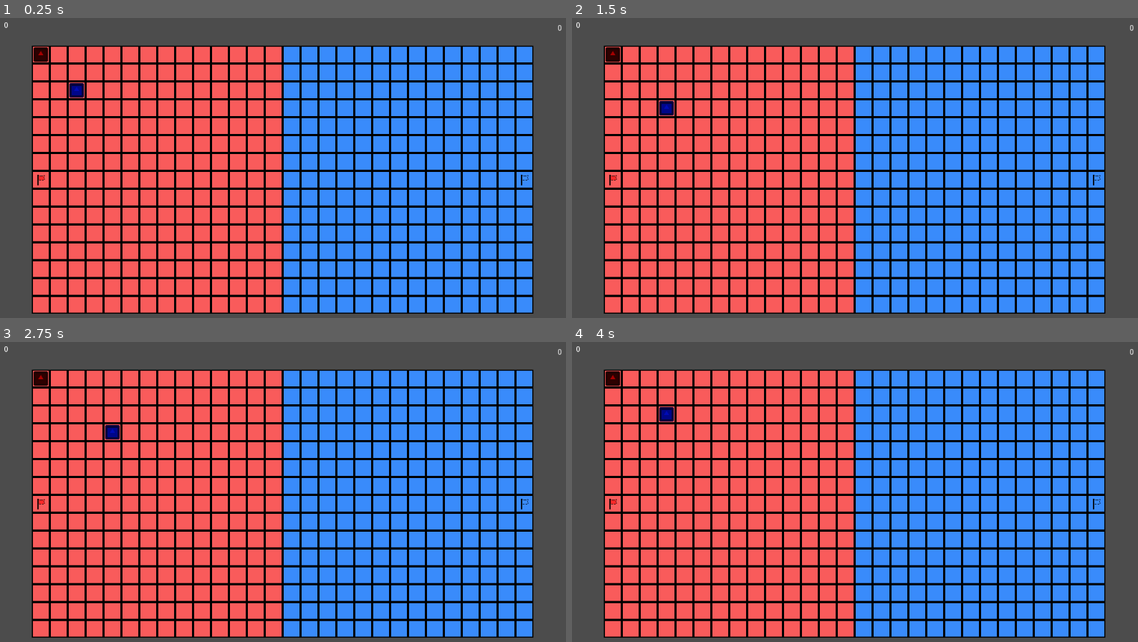
Above: before the commit, frames 1-4 (two rows, left to right).
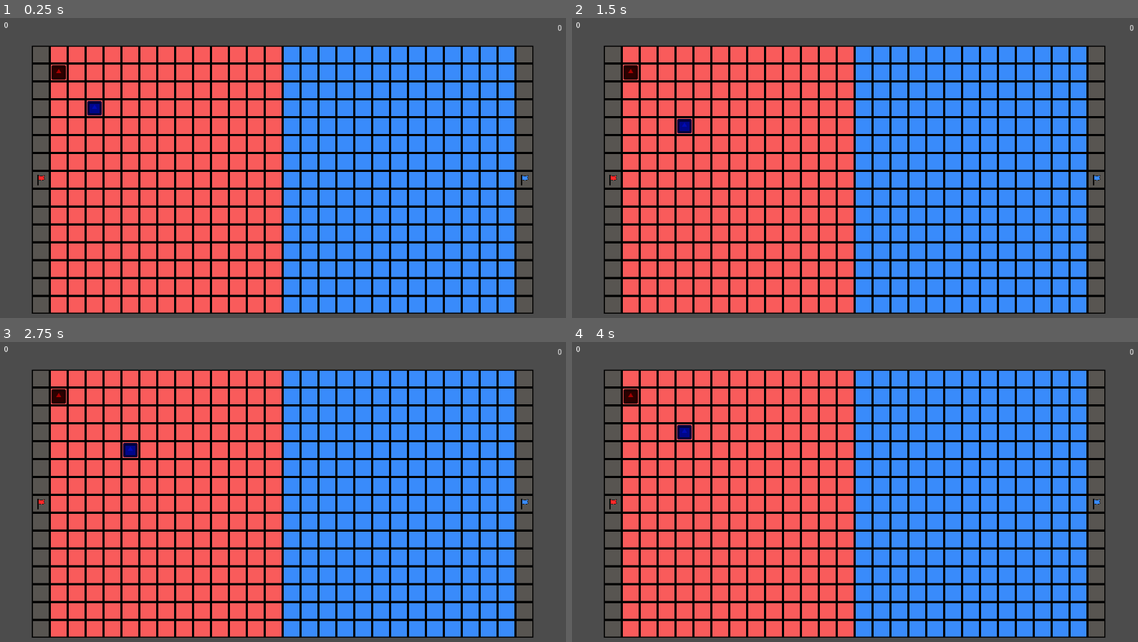
Above: after the commit, the same moments.

Repository: Wes-Ray/grid_ctf
Game: Godot game, scene res://splash_screen/splash_screen.tscn
The game is run twice, just before and just after one commit, with the same random seed, the same clock (stepped at 60 frames per second) and the same inputs. The engine's default icon, where the game draws it, is replaced by a stand-in: a white triangle on a blue panel in a dark square.
Inputs:
- Up to frame 1 (0.25 s): no input
- Up to frame 2 (1.5 s): tap Enter at 0.5 s; hold D (move_right) 0.53-1.28 s; tap Space at 1.25 s; hold S (move_down) from 1.28 s (still down)
- Up to frame 3 (2.75 s): tap Enter at 2 s; release S (move_down) at 2.03 s; hold D (move_right) from 2.03 s (still down)
- Up to frame 4 (4 s): tap Space at 2.75 s; release D (move_right) at 2.78 s; hold W (move_up) 2.78-3.53 s; tap Enter at 3.5 s; hold A (move_left) from 3.53 s (still down)

The runs differ from the first frame. In frame 1, 4.8% of the frame differs, in the area x 5-95%, y 9-99%; in frame 2, 4.8%; in frame 3, 4.8%; in frame 4, 4.8%.

Commit message:
added safe zones and respawning

Diff:
--- a/grid_ctf_client/grid/grid.gd
+++ b/grid_ctf_client/grid/grid.gd
@@ -5,6 +5,7 @@
 
 var cell_res_red = load("res://grid/grid_cell_red.png")
 var cell_res_blue = load("res://grid/grid_cell_blue.png")
+var cell_res_gray = load("res://grid/grid_cell.png")
 
 var CELL_WIDTH := 32
 var GRID_WIDTH := 28  # should be even number
@@ -35,6 +36,8 @@
 
 
 func _process(delta):
+	# on server, this should mostly just be waiting for player movement packets
+
 	# move local player 0
 	if Input.is_action_just_pressed("ui_right"):
 		move_player(0, Vector2.RIGHT)
@@ -68,9 +71,14 @@
 # this function should be used server-side, a remote function for the client will
 # only send inputs with their player_id to the server
 func move_player(player_id : int, dir : Vector2) -> void:
-	# clamp cell_pos to grid_width and height
+	# clamp cell_pos to grid_width and height, barring safe zones on either side
 	var new_pos = player_coords[player_id] + dir
-	var new_x = clamp(new_pos.x, 0, GRID_WIDTH-1)
+	# clamp new_x based on safe zones for red/blue
+	var new_x
+	if player_data[player_id][Pd.TEAM] == 0:  # red can't go all the way left
+		new_x = clamp(new_pos.x, 1, GRID_WIDTH-1)
+	elif player_data[player_id][Pd.TEAM] == 1:  # blue can't go all the way right
+		new_x = clamp(new_pos.x, 0, GRID_WIDTH-2)
 	var new_y = clamp(new_pos.y, 0, GRID_HEIGHT-1)
 	player_coords[player_id]= Vector2(new_x, new_y)  # update with clamp
 
@@ -97,9 +105,21 @@
 							# else no collision
 							if on_sides:
 								print("COLLISION!!")
-								players[other_p_id].update_color(Color(1, 1, 1, .3))  # change color of other player
+#								players[other_p_id].update_color(Color(1, 1, 1, .4))  # change color of other player
+								players[other_p_id].set_alive(false)
 								player_data[other_p_id][Pd.ALIVE] = false
 								player_data[other_p_id][Pd.HAS_FLAG] = false  # drop flag
+
+	# respawn player, if dead and next to safe zone
+	if player_data[player_id][Pd.ALIVE] == false:
+		if player_data[player_id][Pd.TEAM] == 0:  # red, left side respawn
+			if player_coords[player_id].x == 1:
+				players[player_id].set_alive(true)
+				player_data[player_id][Pd.ALIVE] = true
+		elif player_data[player_id][Pd.TEAM] == 1:  # blue, right side respawn
+			if player_coords[player_id].x == GRID_WIDTH-2:
+				players[player_id].set_alive(true)
+				player_data[player_id][Pd.ALIVE] = true
 
 	# check for collision with flag
 	for flag_id in range(len(flags)):
@@ -122,7 +142,7 @@
 				scores[player_team] = scores[player_team] + 1
 				flag_coords[opposite_team_num] = Vector2(GRID_WIDTH-1, GRID_HEIGHT/2)  # reset flag
 				player_data[player_id][Pd.HAS_FLAG] = false
-				refresh_scores()
+				refresh_hud()
 		# blue 1 on left side with flag
 		elif player_team == 1:
 			if flag_coords[opposite_team_num].x >= GRID_WIDTH/2:
@@ -130,7 +150,7 @@
 				scores[player_team] = scores[player_team] + 1
 				flag_coords[opposite_team_num] = Vector2(0, GRID_HEIGHT/2)  # reset flag
 				player_data[player_id][Pd.HAS_FLAG] = false
-				refresh_scores()
+				refresh_hud()
 
 
 func generate_map() -> void:
@@ -140,11 +160,16 @@
 	var cell_sprite_blue = Sprite.new()
 	cell_sprite_blue.texture = cell_res_blue
 	cell_sprite_blue.centered = false
+	var cell_sprite_gray = Sprite.new()
+	cell_sprite_gray.texture = cell_res_gray
+	cell_sprite_gray.centered = false
 
 	for x in range(GRID_WIDTH):
 		for y in range(GRID_HEIGHT):
 			var new_cell
-			if x < (GRID_WIDTH/2):
+			if x == 0 or x == GRID_WIDTH-1:
+				new_cell = cell_sprite_gray.duplicate()
+			elif x < (GRID_WIDTH/2):
 				new_cell = cell_sprite_red.duplicate()
 			else:
 				new_cell = cell_sprite_blue.duplicate()
@@ -156,7 +181,7 @@
 
 	# generate player_data array SERVER
 	for player_id in range(player_count):
-		player_coords.append(Vector2(player_id*2, player_id*2))  # temp
+		player_coords.append(Vector2(player_id*2+1, player_id*2+1))  # temp
 
 		# append array with length of enums
 		var new_array = []
@@ -175,9 +200,9 @@
 
 
 # called to update scores
-func refresh_scores():
-	$red_score.text = str(scores[0])
-	$blue_score.text = str(scores[1])
+func refresh_hud():
+	$hud/red_score.text = str(scores[0])
+	$hud/blue_score.text = str(scores[1])
 	if scores[0] >= SCORE_LIMIT:
 		print("red wins!")
 	elif scores[1] >= SCORE_LIMIT:
--- a/grid_ctf_client/grid/grid.tscn
+++ b/grid_ctf_client/grid/grid.tscn
@@ -8,17 +8,9 @@
 [node name="origin" type="Position2D" parent="."]
 position = Vector2( 62, 56 )
 
-[node name="red_score" type="RichTextLabel" parent="."]
-margin_left = 12.0
-margin_top = 13.0
-margin_right = 52.0
-margin_bottom = 53.0
-text = "0"
-__meta__ = {
-"_edit_use_anchors_": false
-}
+[node name="hud" type="Node2D" parent="."]
 
-[node name="blue_score" type="RichTextLabel" parent="."]
+[node name="blue_score" type="RichTextLabel" parent="hud"]
 margin_left = 1001.0
 margin_top = 18.0
 margin_right = 1041.0
@@ -28,3 +20,13 @@
 __meta__ = {
 "_edit_use_anchors_": false
 }
+
+[node name="red_score" type="RichTextLabel" parent="hud"]
+margin_left = 12.0
+margin_top = 13.0
+margin_right = 52.0
+margin_bottom = 53.0
+text = "0"
+__meta__ = {
+"_edit_use_anchors_": false
+}
--- a/grid_ctf_client/player.gd
+++ b/grid_ctf_client/player.gd
@@ -4,14 +4,32 @@
 export var BLUE_TEAM_COLOR := Color()
 export var GRAY_TEAM_COLOR := Color()
 
+var team_num = -1
+var is_alive = true
 
-func update_color(new_color : Color):
+
+func update_color() -> void:
+	var new_color
+
+	if team_num == 0:  # 0 = red team
+		new_color = RED_TEAM_COLOR
+	elif team_num == 1:  # 1 = blue team
+		new_color = BLUE_TEAM_COLOR
+	else:
+		new_color = GRAY_TEAM_COLOR
+
 	$icon.modulate = new_color
 
-func update_team_color(team_num : int):
-	if team_num == 0:  # 0 = red team
-		update_color(RED_TEAM_COLOR)
-	elif team_num == 1:  # 1 = blue team
-		update_color(BLUE_TEAM_COLOR)
-	else:
-		update_color(GRAY_TEAM_COLOR)
+	if is_alive == false:
+		$icon.modulate.a = 0.5
+
+
+# update color of player to be a ghost if dead, back to team color if alive
+func set_alive(alive_bool : bool) -> void:
+	is_alive = alive_bool
+	update_color()
+
+
+func update_team_color(new_team_num : int) -> void:
+	team_num = new_team_num
+	update_color()
Binary file changed: grid_ctf_client/grid/grid_cell.aseprite
Binary file changed: grid_ctf_client/grid/grid_cell.png
